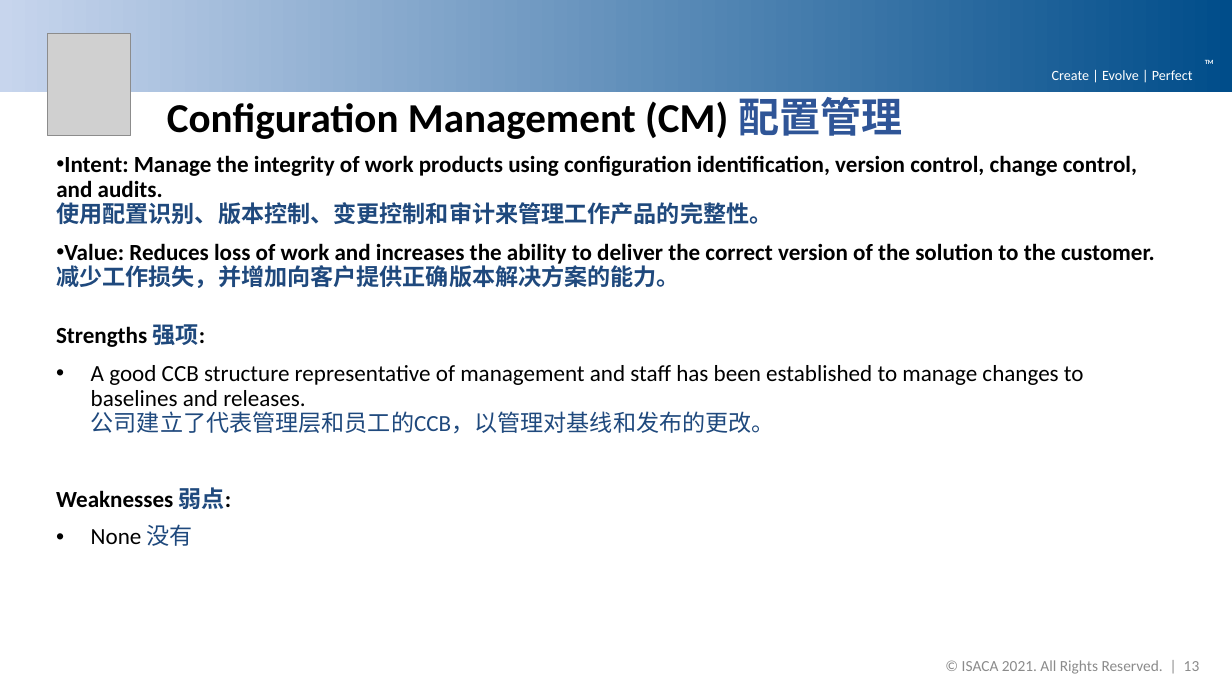
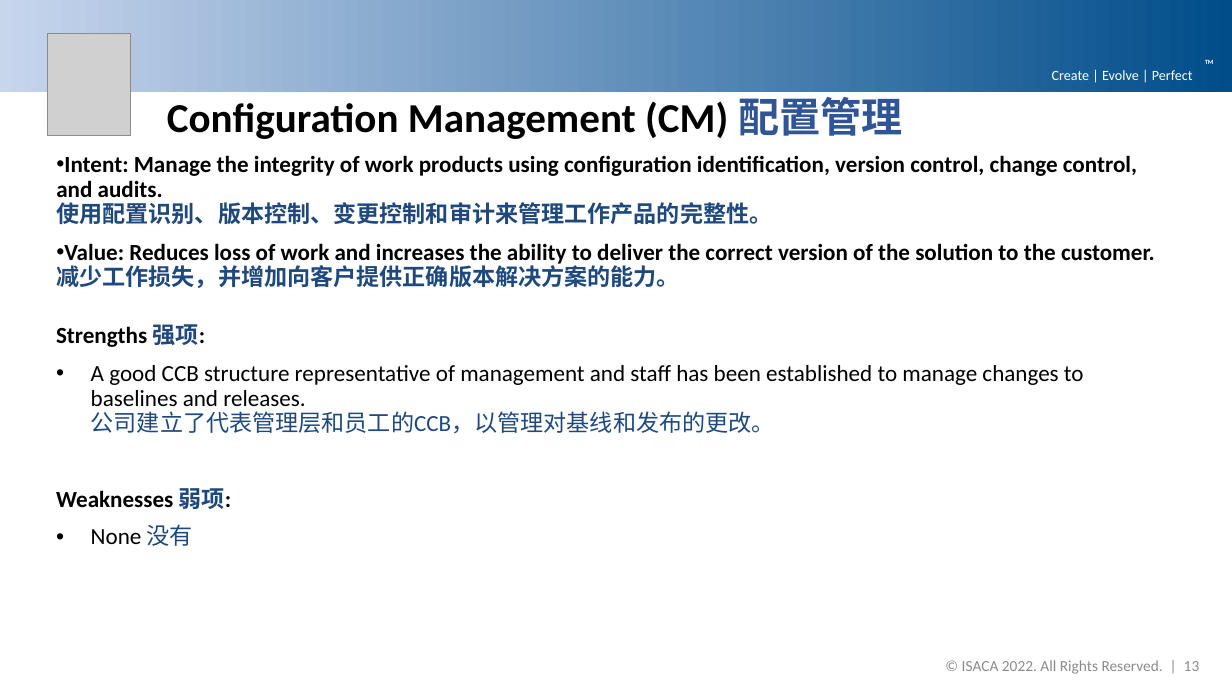
Before and after one commit to DemixTech/CMMITools, a slide deck: slide 13 of 2021-04-12to04-16 (A5) C53517 SoftMARS/21_10v01_MarsBaseAlpha_PreliminaryFindings.pptx. Drawn at 1232x693 pixels with LibreOffice and Linux fonts; fonts in the diff are those of the drawing; grey boxes stand for pictures; background and template pictures are left out. Boxes give left, top, right and bottom in pixels: in the first picture for what was removed or moved away, otherwise in the second. Text is boxed around its words. In the diff, an @@ line names an element or a change of style, - is before the commit and + after.

Commit message:
Demix Process Improvements #10
Update list (All presentation, and Plans)
1) pptxCover B26 changed CMMI Institute to ISACA, B30 changed SCAMPI to CMMI® Benchmark.
2) Updated Slide master to ISACA 2022.
3) Changed CN colour to #1F497D.
4) Added CN to Performance report, Ratings, and Team signature page.
5) Updated flags with India (Alphabetically)
6) Updated CMMI Dev logo
7) Changed "Chinese name" to "Indigenous name" and updated pptx. links.
8) Changed CN 'weakness "弱点" to "弱项".
9) Added and optional Agenda slide at the back for those who wants to use it.

```diff
--- a/2021-04-12to04-16 (A5) C53517 SoftMARS/21_10v01_MarsBaseAlpha_PreliminaryFindings.pptx
+++ b/2021-04-12to04-16 (A5) C53517 SoftMARS/21_10v01_MarsBaseAlpha_PreliminaryFindings.pptx
@@ text at (56, 488, 232, 509): text changed @@
-Weaknesses 弱点:
+Weaknesses 弱项:
@@ text at (962, 660, 1200, 674): text changed @@
-© ISACA 2021. All Rights Reserved. | 13
+© ISACA 2022. All Rights Reserved. | 13
```
Also in this commit, not shown: 24 other slides changed, 12 other files.
